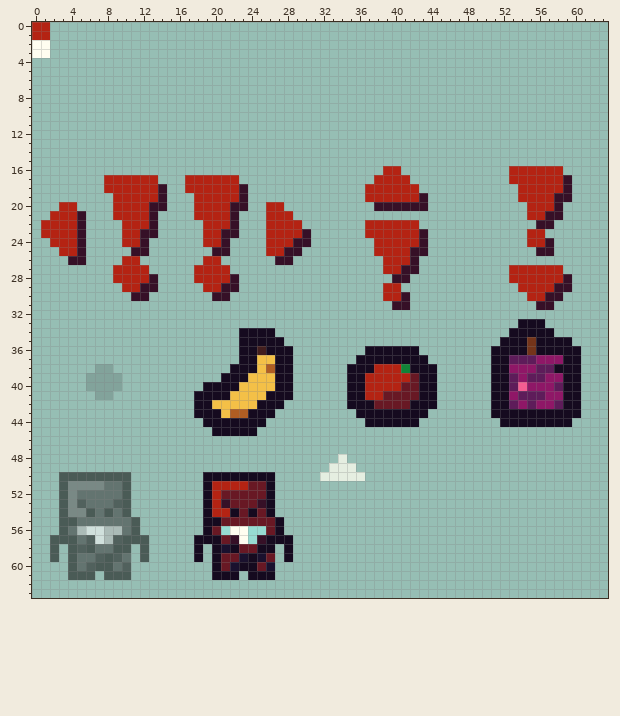
Two versions of one pixel-art sprite, res/img/overlayelements.png. Above: the version before the commit.
The file is 64x64 pixels. Colours within 5 levels of each other are drawn and written as one.
New version:
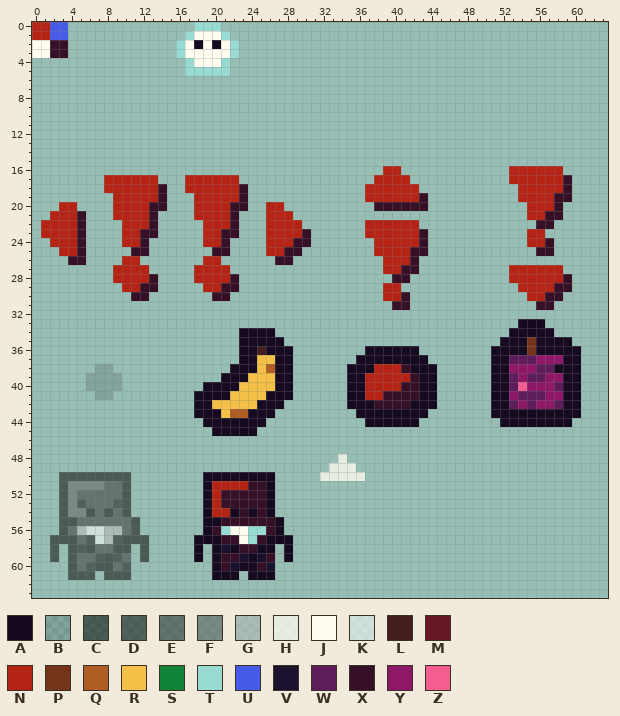
Palette (. is transparent): A #150a1f  B #15151528  C #15151596  D #20202096  E #40404096  F #64646496  G #b9b9b996  H #fffdf0c1  J #fffdf0  K #f8f8f896  L #431e1e  M #681824  N #b42313  P #74341a  Q #af5d23  R #f4c047  S #118337  T #97dbd2  U #465be7  V #1a112e  W #5e1c5a  X #361027  Y #8f1767  Z #f45d92
What changed:
y 0: x 2..3 .. -> UU; x 18..20 ... -> TTT
y 1: x 2..3 .. -> UU; x 17..21 ..... -> TJJJT
y 2: x 2..3 .. -> XX; x 16..22 ....... -> TJAJAJT
y 3: x 2..3 .. -> XX; x 16..22 ....... -> TJJJJJT
y 4: x 17..21 ..... -> TJJJT
y 5: x 17..21 ..... -> TTTTT
y 38: x 41 S -> X
y 39: x 42 M -> X
y 40: x 41..42 MM -> XX
y 41: x 39..42 MMMM -> XXXX
y 42: x 38..41 MMMM -> XXXX
y 51: x 24..25 MM -> XX
y 52: x 21..25 MMMMM -> XXXXX
y 53: x 22..24 MMM -> XXX
y 54: x 23 M -> X; x 25 M -> X
y 55: x 21..26 MMMMMM -> XXXXXX
y 56: x 20 M -> X; x 26 M -> X
y 57: x 21 M -> X
y 58: x 23..24 MM -> XX
y 59: x 21..22 MM -> XX; x 26 M -> X
y 60: x 21 M -> X; x 25 M -> X
